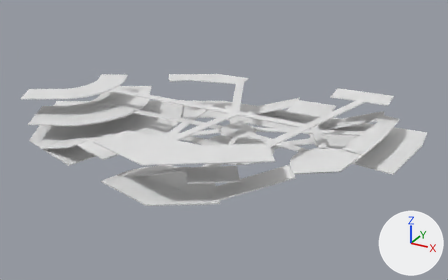
The FBX model Assets/Models/GrandCanyon/grandcanyon_platforms_only2.fbx as it was, and as the next commit left it.
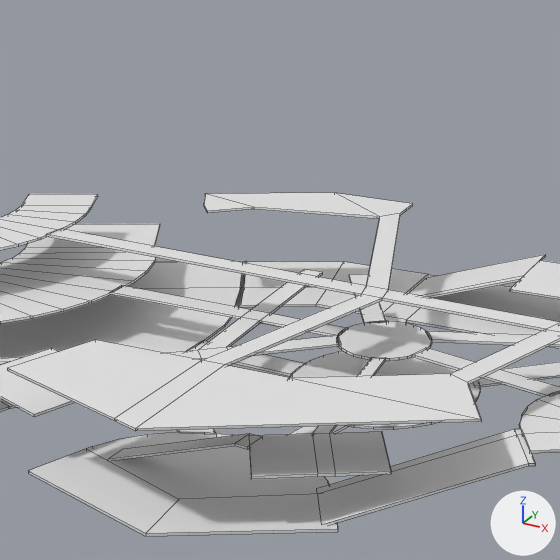
Old and new are each drawn whole from a 50 mm camera at (120.4, -205.5, 165.4) aimed at (6.3, 1.9, 61.7) and again close up on the part from 20% to 68% of the width and 0% to 77% of the height. Lighting does not change. The marker at lower right points along +X, +Y and +Z. The close-ups show mesh edges as thin lines. Vertices at the same position are counted once.

In view in the first close-up: 'Layer2.001', 'layer1', 'layer3_2'.
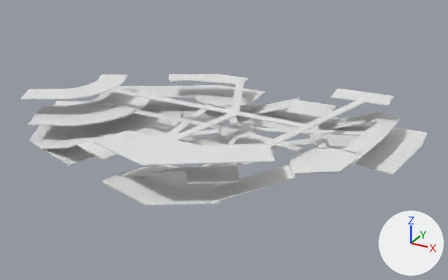
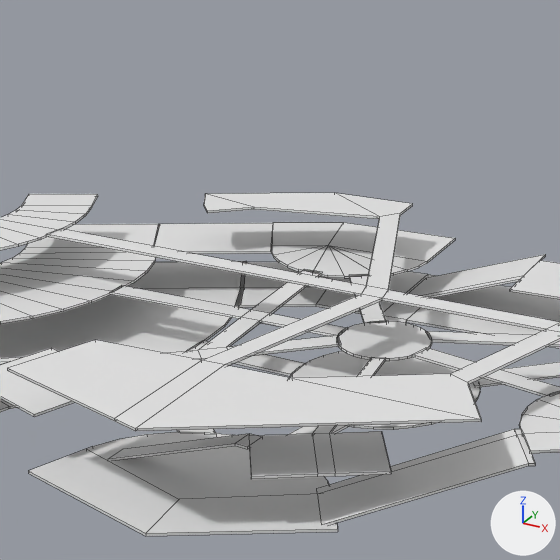
Where the change shows, as pixel boxes (x1, y1, x2, y2) in the close-ups (560 x 560 px):
'Layer2.001', reshaped
    before: (0, 224, 560, 479)
    after: (0, 222, 560, 479)
part 1 of me_cube_003, added
    after: (271, 222, 455, 278)
part 2 of me_cube_003, added
    after: (154, 223, 273, 254)

Diff of the bpy script that builds the scene:
```diff
--- a/Assets/Models/GrandCanyon/grandcanyon_platforms_only2.fbx.py
+++ b/Assets/Models/GrandCanyon/grandcanyon_platforms_only2.fbx.py
@@ me_cube_003 @@
 # used by ob_layer2_001; location = (65.9, 34.0, 68.2)
 # verts and faces of me_cube_003; kept vertices keep their numbers, new ones are numbered from 318
-me_cube_003.from_pydata(...)  # 318 vertices, 270 faces; spans x -141.5..2.0, y -82.8..12.4, z -0.4..0.0
+me_cube_003.from_pydata(...)  # 366 vertices, 314 faces; spans x -141.5..2.0, y -82.8..14.5, z -0.4..0.0
+# me_cube_003 part 1: a new loose piece of 40 vertices spanning x -96.7..-62.0, y -13.7..14.5, z -0.4..0.0
+# me_cube_003 part 2
+verts[318] = (-106.9, -18.3, -0.4)
+verts[319] = (-114.9, -4.9, -0.4)
+verts[320] = (-88.5, -7.6, -0.4)  # pixel (272, 253)
+verts[321] = (-96.5, 6.0, -0.4)
+for new, old in zip([*range(322, 326)], [*range(318, 322)]): verts[new] = verts[old] + (0.0, 0.0, 0.4)
+faces += [(318, 322, 323, 319), (319, 323, 325, 321), (320, 321, 325, 324), (318, 320, 324, 322), (318, 319, 321, 320), (322, 324, 325, 323)]
```
